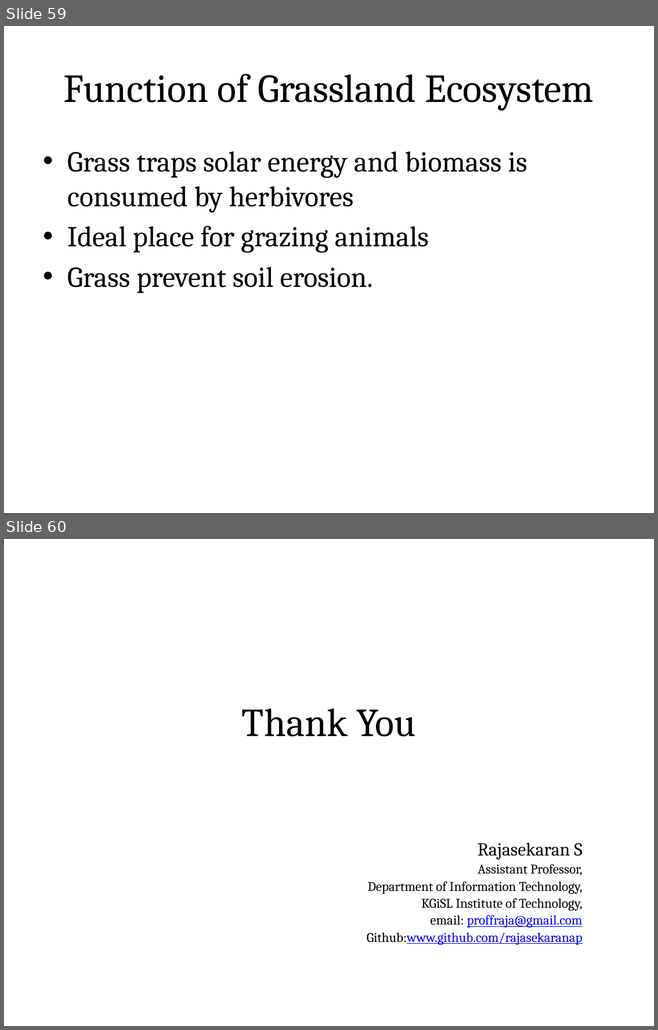
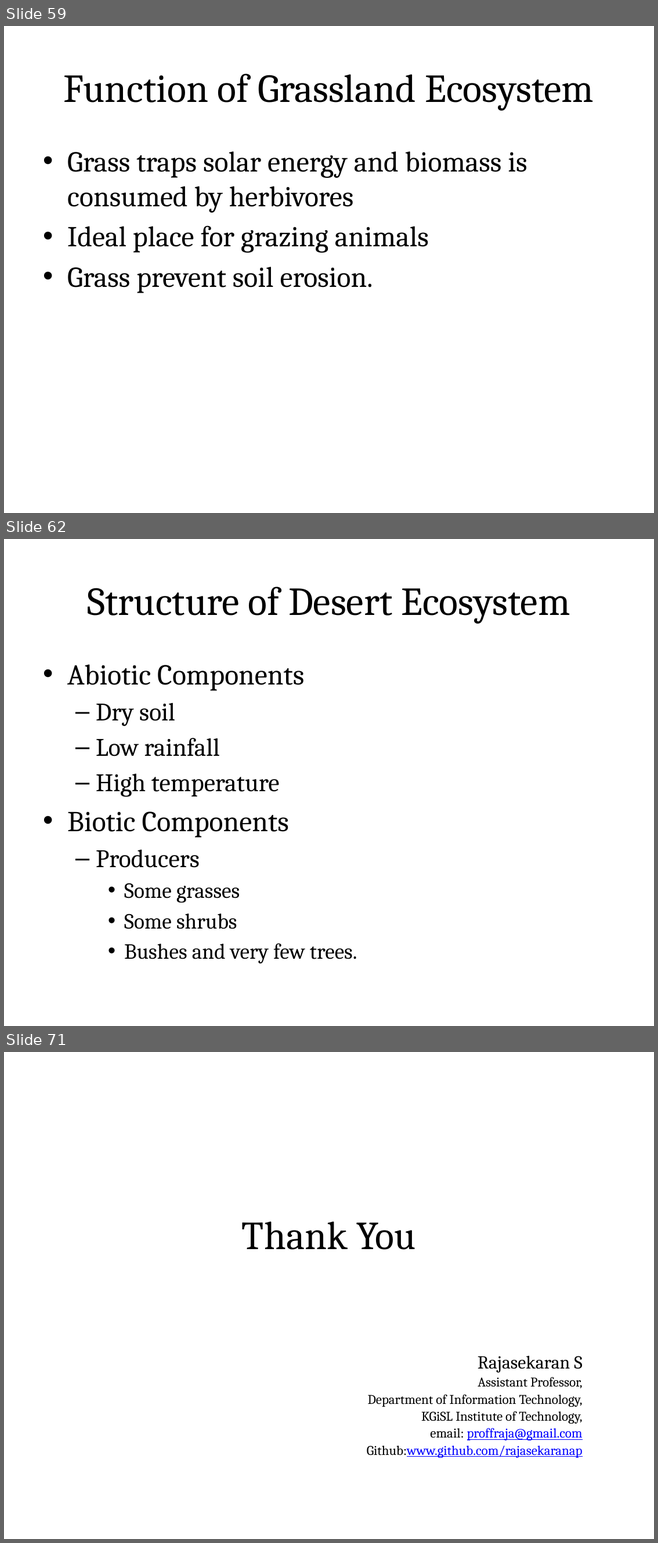
Before and after one commit to rajasekaran36/GE8291-Environmental-Science-and-Engineering, a slide deck: Slides/GE8291-U1.pptx. Shown one above the other, each under a label of ours: slides 59 and 60 before the commit, slides 59, 62 and 71 after it; the slides between them are not shown. The pictures are 658x1030 and 658x1543 pixels, drawn with LibreOffice and Linux fonts; fonts in the diff are those of the drawing. Boxes give left, top, right and bottom in pixels: in the first picture for what was removed or moved away, otherwise in the second. Text is boxed around its words. In the diff, an @@ line names an element or a change of style, - is before the commit and + after.

```diff
--- a/Slides/GE8291-U1.pptx
+++ b/Slides/GE8291-U1.pptx
@@ slide 62 added at [4,539,654,1026], background #FFFFFF @@
@@ title added at [36,559,621,640], fill gradient #DAFDA7 to #E4FCC2 to #F5FFE7, outline #98B955 0.75 pt, 44 pt, text #000000 @@
+Structure of Desert Ecosystem
@@ text added at [67,664,357,964], 24 pt, text #000000 @@
+• Abiotic Components
+  – Dry soil
+  – Low rainfall
+  – High temperature
+• Biotic Components
+  – Producers
+    • Some grasses
+    • Some shrubs
+    • Bushes and very few trees.
@@ what was slide 60 is now slide 71 @@
```
Also in this commit, not shown: 10 other slides added.
